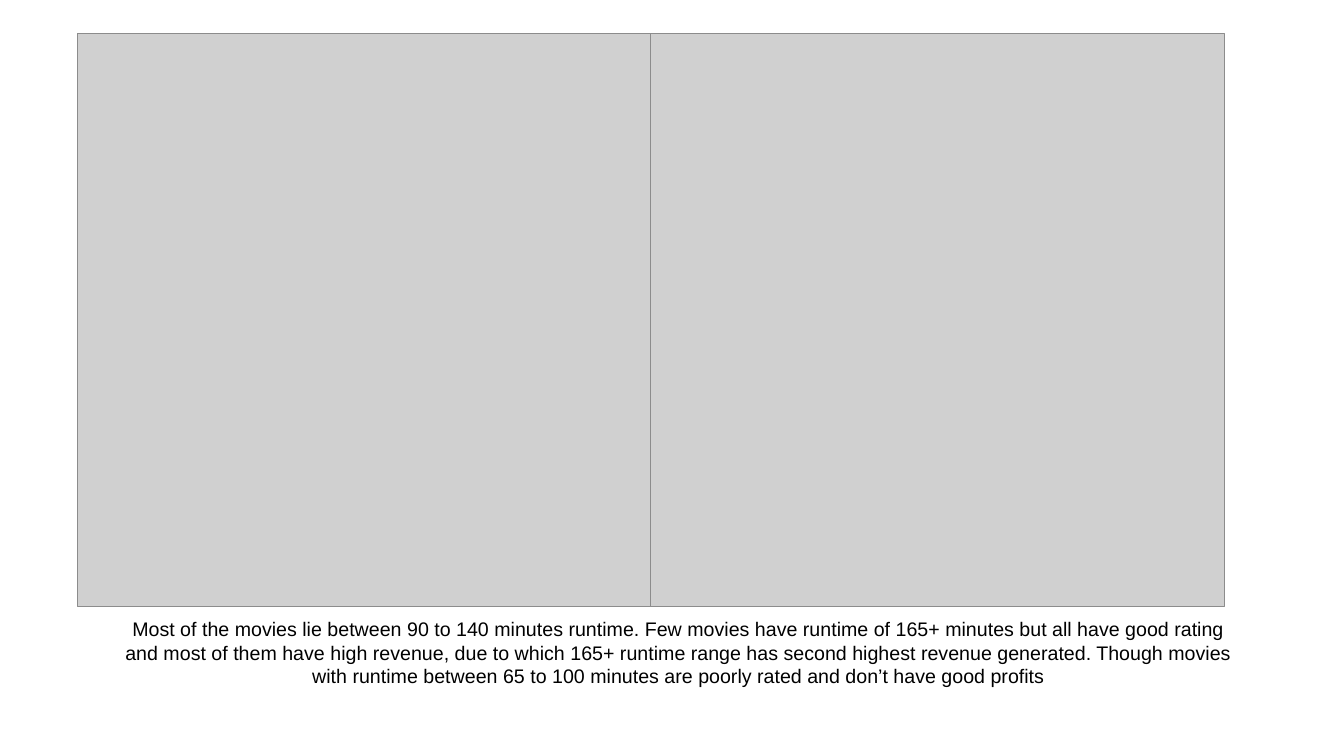
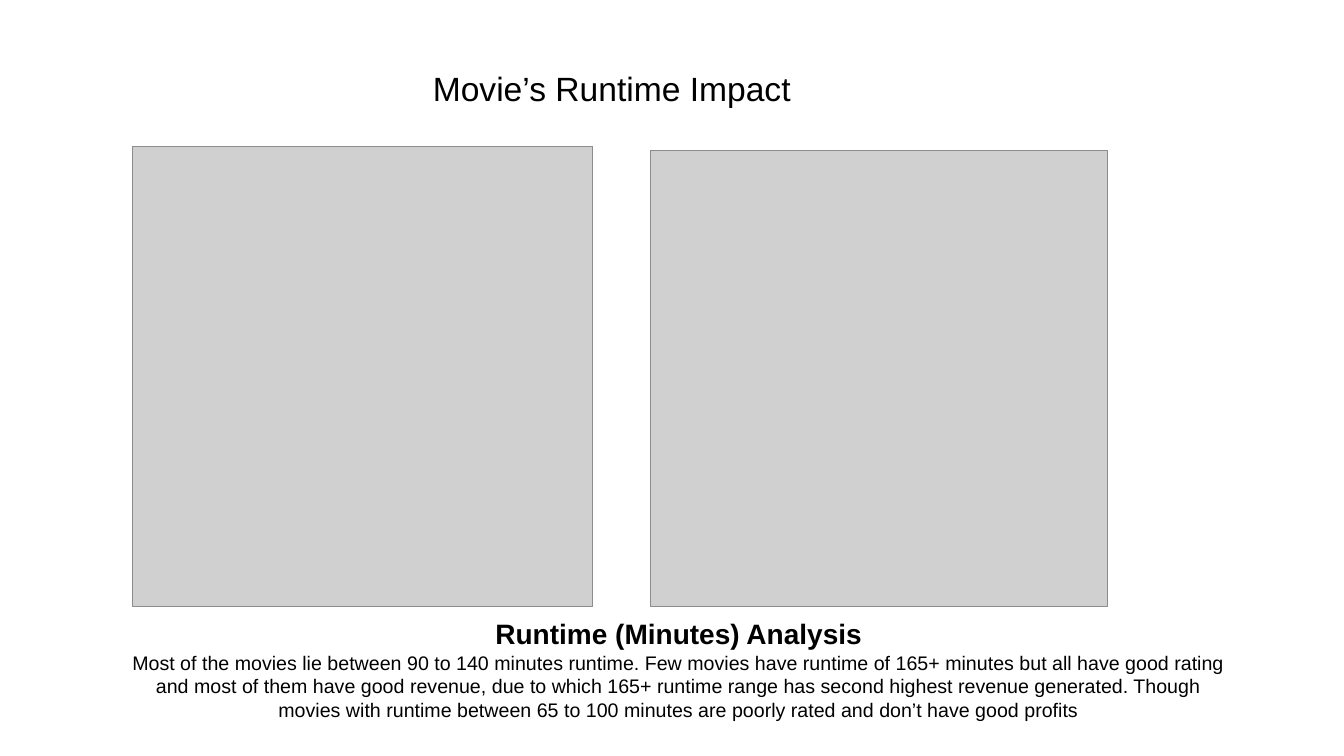
Before and after one commit to yaminijoshi89/INSAID-Projects, a slide deck: slide 8 of EDA_IMBD_Movies.ppt (slide 7 before the commit). Drawn at 1344x756 pixels with LibreOffice and Linux fonts; fonts in the diff are those of the drawing; grey boxes stand for pictures; background and template pictures are left out. Boxes give left, top, right and bottom in pixels: in the first picture for what was removed or moved away, otherwise in the second. Text is boxed around its words. In the diff, an @@ line names an element or a change of style, - is before the commit and + after.

```diff
--- a/EDA_IMBD_Movies.ppt
+++ b/EDA_IMBD_Movies.ppt
@@ text added at (433,76,791,108), 24 pt, text #000000 @@
+Movie’s Runtime Impact
@@ picture: place and size @@
-picture at (78,33,651,607)
+picture at (132,146,592,607)
@@ picture: place and size @@
-picture at (651,33,1224,607)
+picture at (651,150,1107,607)
@@ subtitle at (132,623,1223,721): text changed @@
-Most of the movies lie between 90 to 140 minutes runtime. Few movies have runtime of 165+ minutes but all have good rating and most of them have high revenue, due to which 165+ runtime range has second highest revenue generated. Though movies with runtime between 65 to 100 minutes are poorly rated and don’t have good profits
+Runtime (Minutes) Analysis
+Most of the movies lie between 90 to 140 minutes runtime. Few movies have runtime of 165+ minutes but all have good rating and most of them have good revenue, due to which 165+ runtime range has second highest revenue generated. Though movies with runtime between 65 to 100 minutes are poorly rated and don’t have good profits
```
Also in this commit, not shown: 6 other slides changed, 1 slide added.
